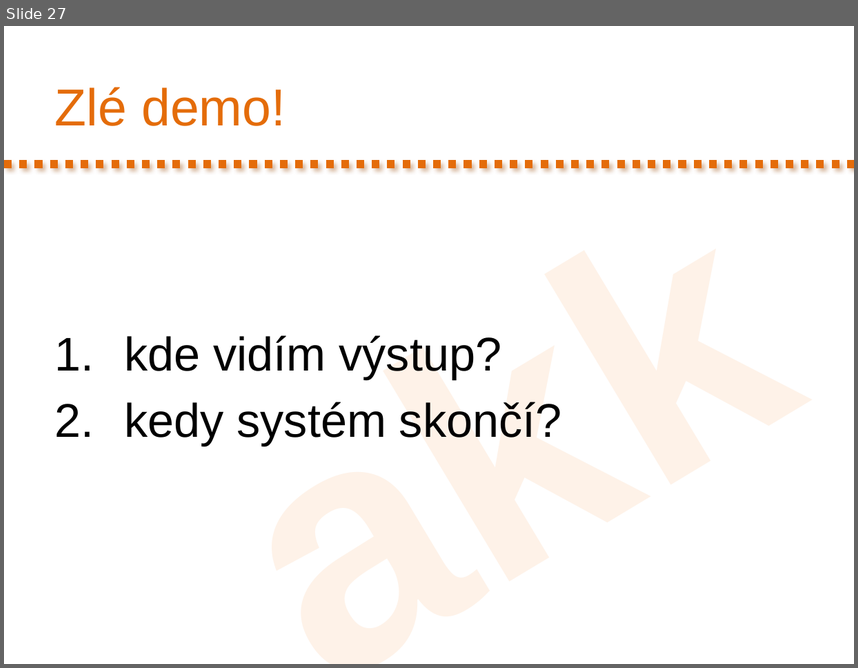
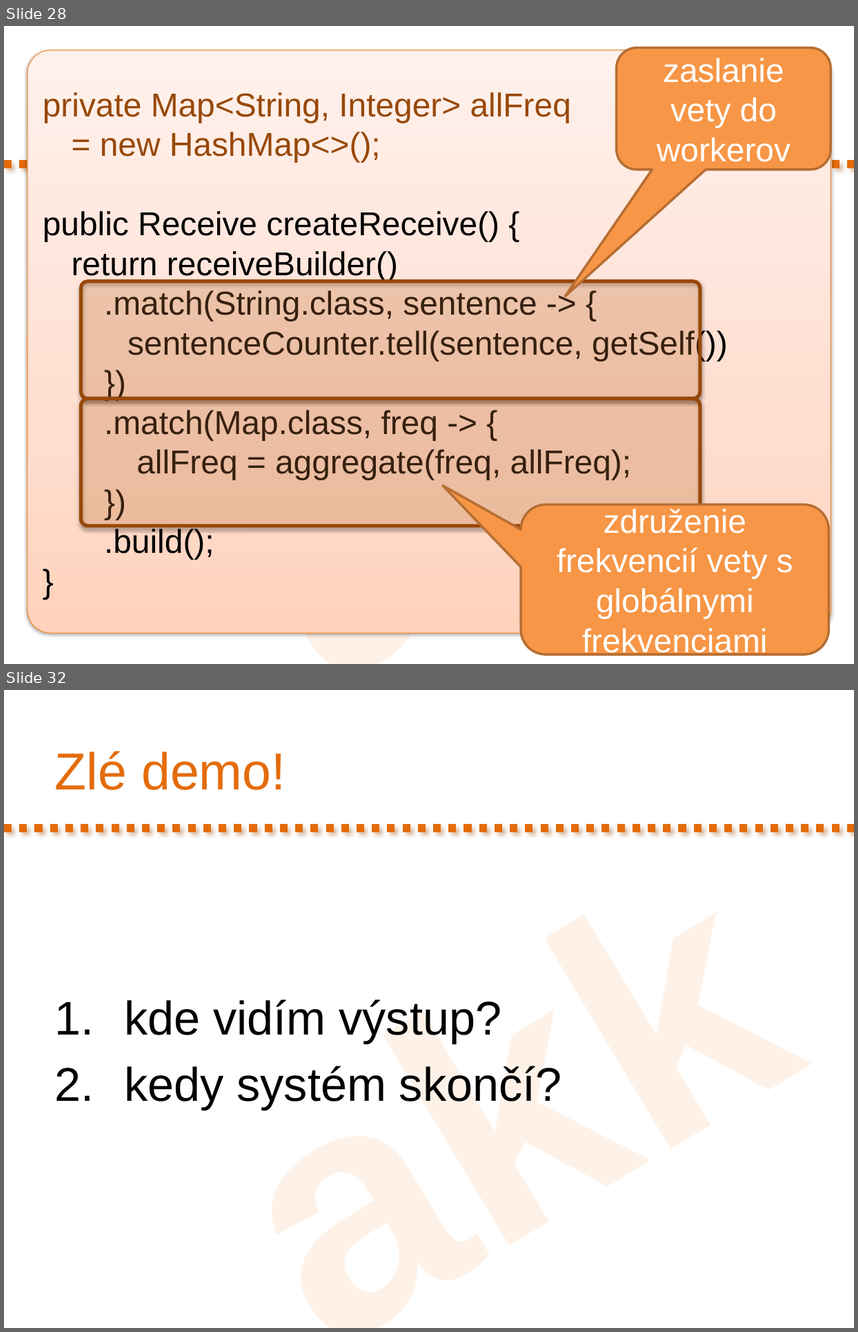
Before and after one commit to novotnyr/kopr-portal, a slide deck: slides/kopr-actors-akka.pptx. Shown one above the other, each under a label of ours: slide 27 before the commit, slides 28 and 32 after it; the slides between them are not shown. The pictures are 858x668 and 858x1332 pixels, drawn with LibreOffice and Linux fonts; fonts in the diff are those of the drawing. Boxes give left, top, right and bottom in pixels: in the first picture for what was removed or moved away, otherwise in the second. Text is boxed around its words. In the diff, an @@ line names an element or a change of style, - is before the commit and + after.

Commit message:
Slajdy prepracovane na receiveBuilder API

```diff
--- a/slides/kopr-actors-akka.pptx
+++ b/slides/kopr-actors-akka.pptx
@@ slide 28 added at <box>4,26,854,664</box>, background #FFFFFF; not listed: 2 template elements that a slide beside it also shows @@
@@ rounded rectangle added at <box>27,51,831,633</box>, fill gradient #FFD2BD to #FFDED0 to #FFF2ED, outline #F69240 0.75 pt, 28 pt, text #000000 @@
+private Map<String, Integer> allFreq
+= new HashMap<>();
+public Receive createReceive() {
+return receiveBuilder()
+.match(String.class, sentence -> {
+sentenceCounter.tell(sentence, getSelf())
+})
+.match(Map.class, freq -> {
+allFreq = aggregate(freq, allFreq);
+})
+.build();
+}
@@ rounded speech box added at <box>616,48,831,170</box>, fill #F79646, outline #B76F34 2 pt, 28 pt, text #FFFFFF @@
+zaslanie vety do workerov
@@ rounded rectangle added at <box>81,281,700,399</box>, fill #F79646 at 22% opacity, outline #984807 3 pt @@
@@ rounded rectangle added at <box>81,399,700,526</box>, fill #F79646 at 22% opacity, outline #984807 3 pt @@
@@ rounded speech box added at <box>521,503,829,653</box>, fill #F79646, outline #B76F34 2 pt, 28 pt, text #FFFFFF @@
+združenie frekvencií vety s globálnymi frekvenciami
@@ what was slide 27 is now slide 32 @@
```
Also in this commit, not shown: 11 slides changed, 7 other slides added, 10 slides removed, 1 other file.
